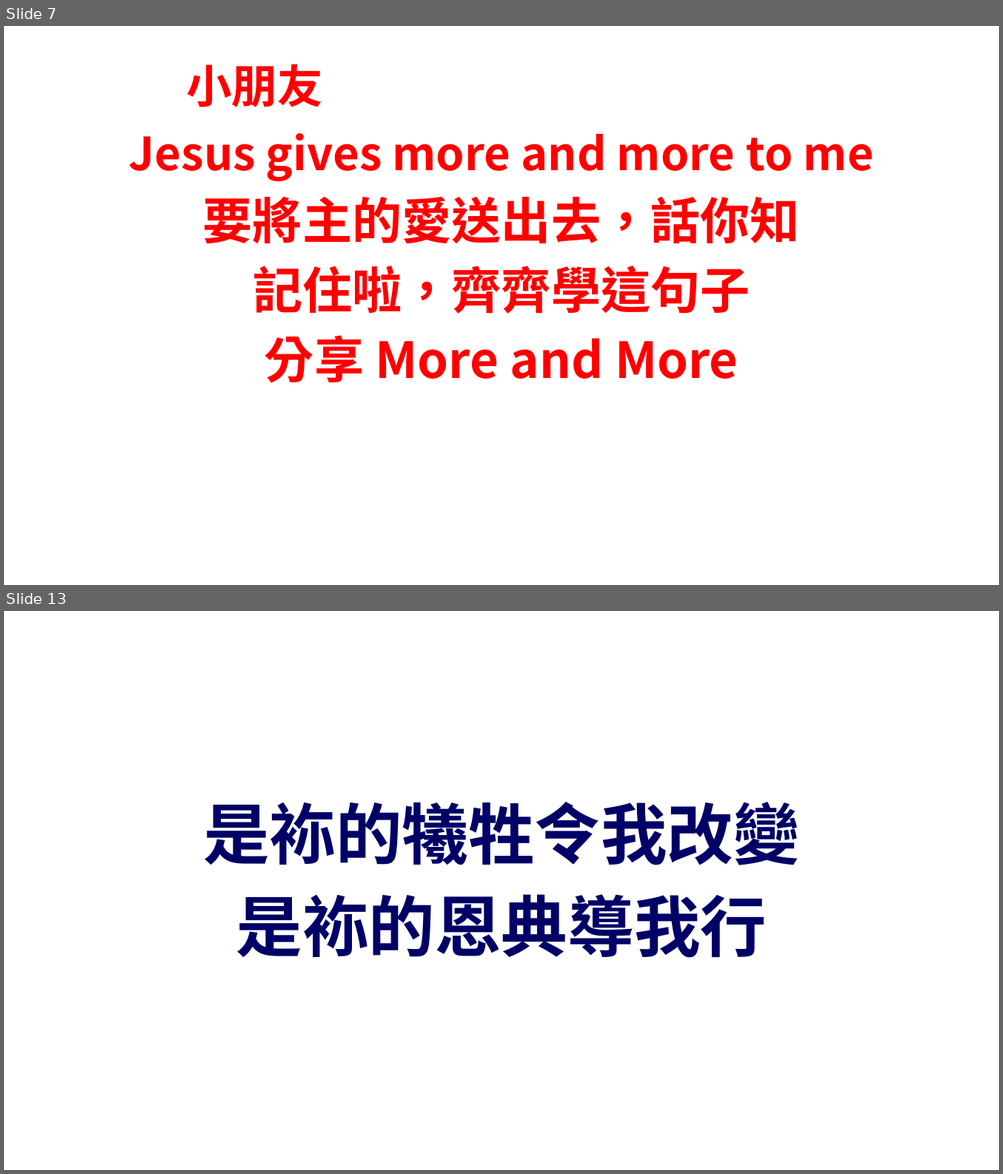
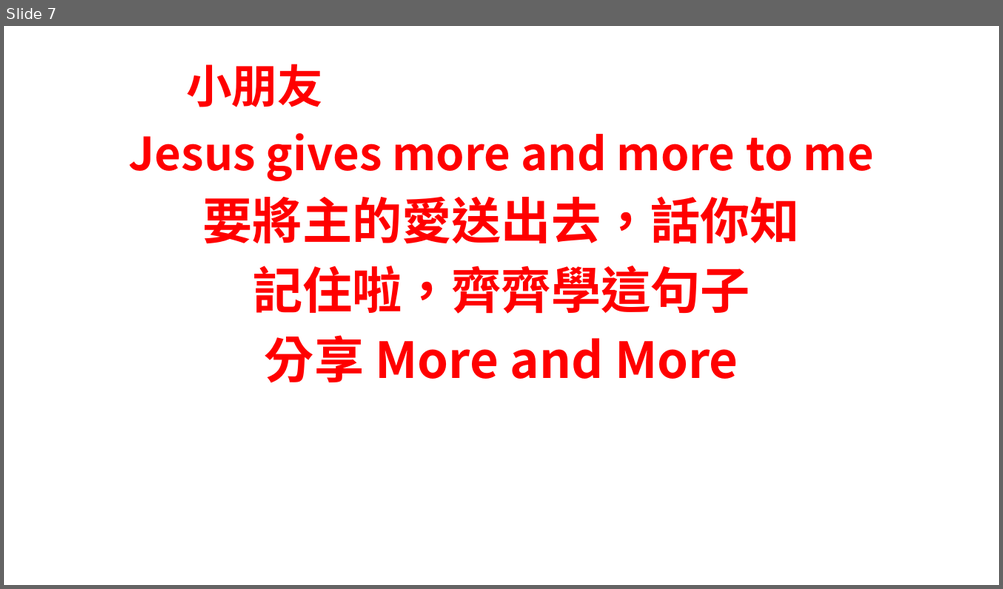
Before and after one commit to batisuoc/bible-school, a slide deck: 2020/11月.pptx. Shown one above the other, each under a label of ours: slides 7 and 13 before the commit, slide 7 after it; the slides between them are not shown. The pictures are 1003x1174 and 1003x589 pixels, drawn with LibreOffice and Linux fonts; fonts in the diff are those of the drawing; background and template pictures are left out. Boxes give left, top, right and bottom in pixels: in the first picture for what was removed or moved away, otherwise in the second. Text is boxed around its words. In the diff, an @@ line names an element or a change of style, - is before the commit and + after.

```diff
--- a/2020/11月.pptx
+++ b/2020/11月.pptx
@@ slide 13 removed at bbox=[4, 611, 999, 1170], background picture (left out) @@
@@ text removed at bbox=[203, 802, 800, 958] @@
-是袮的犧牲令我改變
-是袮的恩典導我行
```
Also in this commit, not shown: 18 other slides removed, 1 other file.
